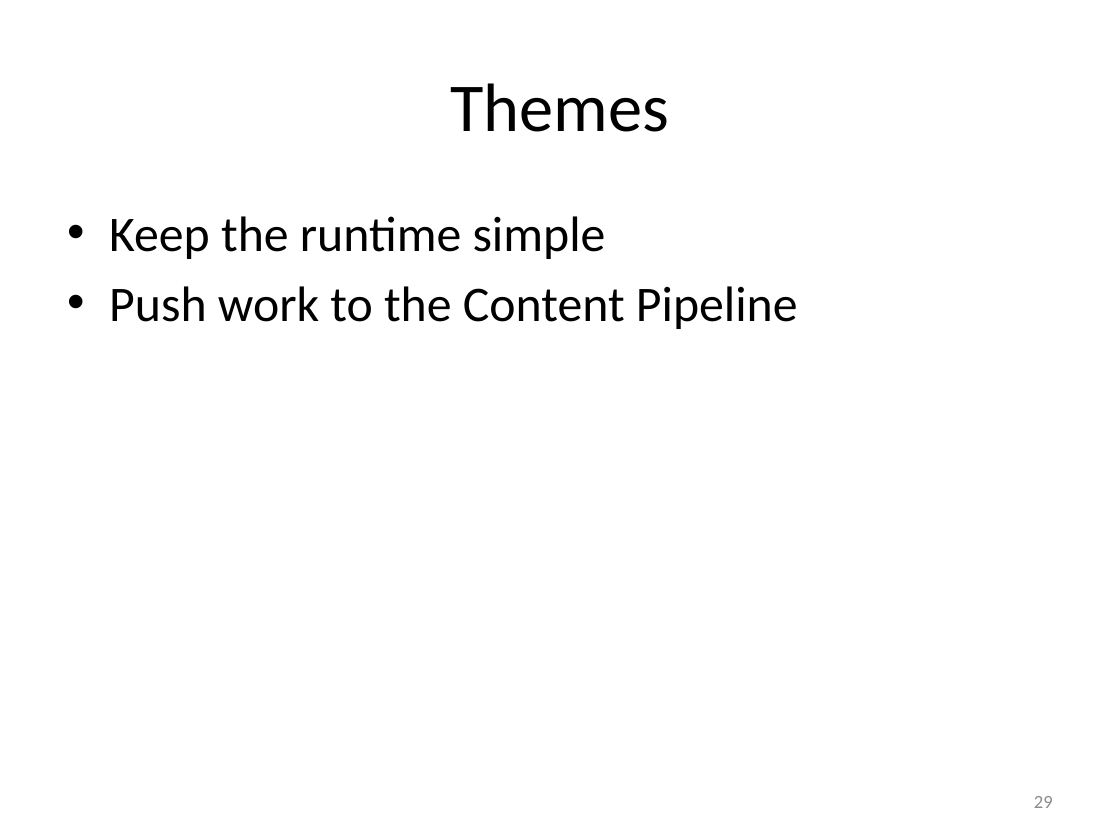
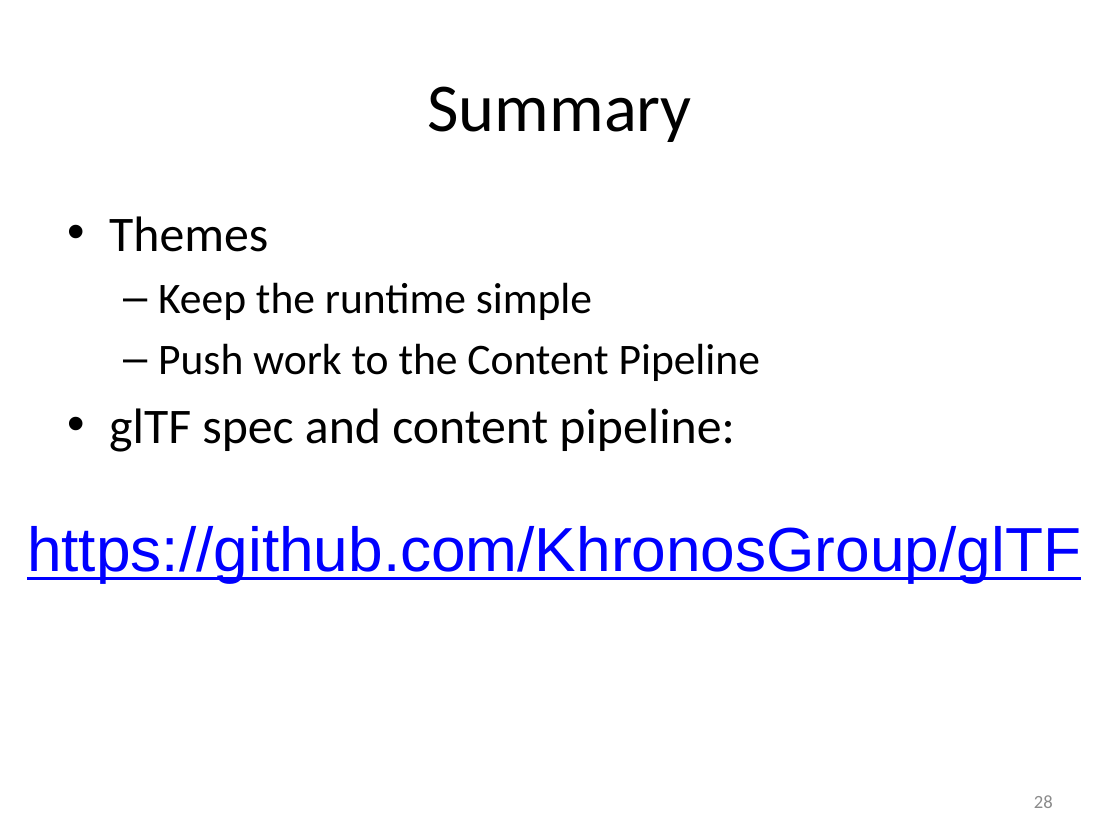
Before and after one commit to pjcozzi/Articles, a slide deck: slide 28 of WebGLContentPipeline/WebGLContentPipelineWithglTF.pptx (slide 29 before the commit). Drawn at 1120x840 pixels with LibreOffice and Linux fonts; fonts in the diff are those of the drawing. Boxes give left, top, right and bottom in pixels: in the first picture for what was removed or moved away, otherwise in the second. Text is boxed around its words. In the diff, an @@ line names an element or a change of style, - is before the commit and + after.

Commit message:
Updated slides

```diff
--- a/WebGLContentPipeline/WebGLContentPipelineWithglTF.pptx
+++ b/WebGLContentPipeline/WebGLContentPipelineWithglTF.pptx
@@ title at (427,86,691,142): text changed @@
-Themes
+Summary
@@ text at (109,216,268,252): paragraph added @@
+• Themes
@@ text at (158,282,760,381): size 32 to 28 pt in "Keep the runtime simple", "Push work to the Content Pipeline"; bullet • to –; list level 1 to 2 in "Keep the runtime simple"; list level 1 to 2 in "Push work to the Content ..." @@
@@ text at (109,408,734,452): paragraph added @@
+• glTF spec and content pipeline:
@@ text added at (27,526,1081,582), 40 pt, text #0000FF, underline @@
+https://github.com/KhronosGroup/glTF
@@ page number at (1034,795,1053,808): text changed @@
-29
+28
```
Also in this commit, not shown: 5 other slides changed, 1 slide added, 2 slides removed.
